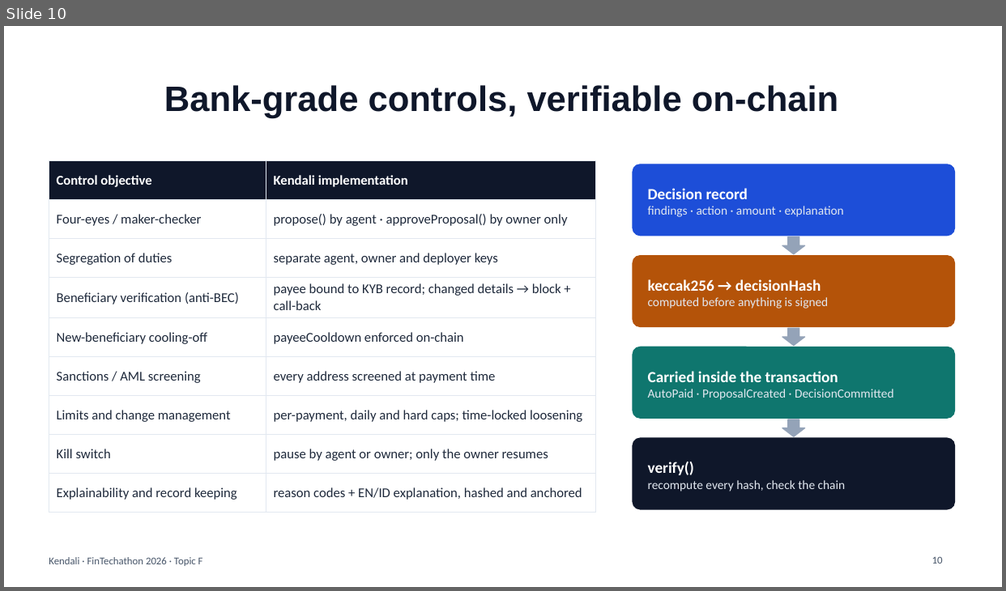
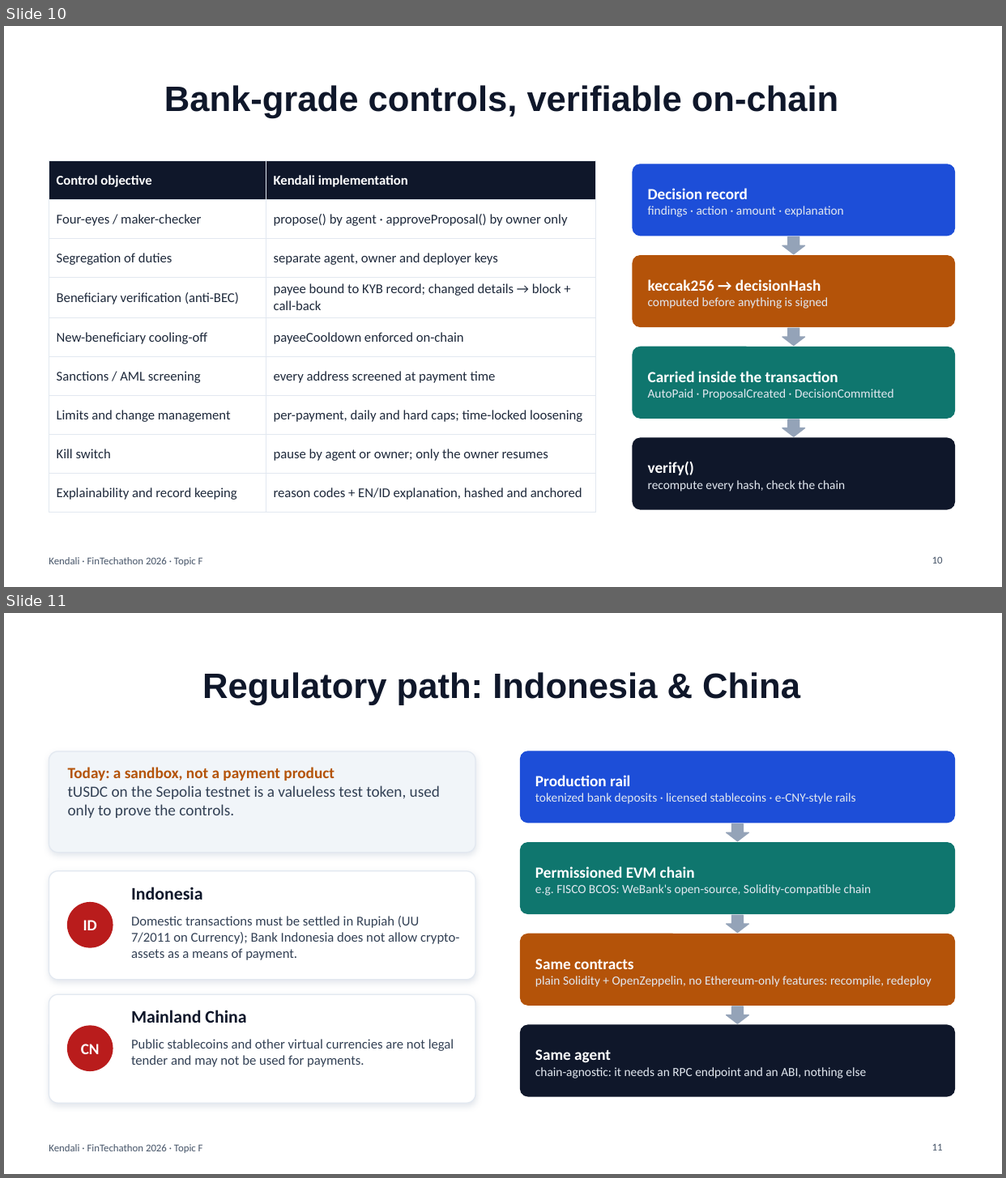
Before and after one commit to poggymacello/kendali, a slide deck: submission/Kendali_FinTechathon2026_Deck.pptx. Shown one above the other, each under a label of ours: slide 10 before the commit, slides 10 and 11 after it. The pictures are 1006x591 and 1006x1178 pixels, drawn with LibreOffice and Linux fonts; fonts in the diff are those of the drawing. Boxes give left, top, right and bottom in pixels: in the first picture for what was removed or moved away, otherwise in the second. Text is boxed around its words. In the diff, an @@ line names an element or a change of style, - is before the commit and + after.

```diff
--- a/submission/Kendali_FinTechathon2026_Deck.pptx
+++ b/submission/Kendali_FinTechathon2026_Deck.pptx
@@ slide 11 added at (4,613,1002,1174), background #FFFFFF; not listed: 1 template element that a slide beside it also shows @@
@@ title added at (202,672,800,705), 34 pt, text #0F172A, bold @@
+Regulatory path: Indonesia & China
@@ rounded rectangle added at (49,752,475,853), fill #F1F5F9, outline #E2E8F0 1 pt @@
@@ rounded rectangle added at (521,752,955,823), fill #1D4ED8, outline #1D4ED8 1 pt @@
@@ text added at (68,767,440,818), 15 pt, text #334155 @@
+Today: a sandbox, not a payment product
+tUSDC on the Sepolia testnet is a valueless test token, used only to prove the controls.
@@ text added at (535,775,855,804), 12 pt, text #E2E8F0 @@
+Production rail
+tokenized bank deposits · licensed stablecoins · e-CNY-style rails
@@ down arrow added at (727,824,749,841), fill #94A3B8, outline #94A3B8 1 pt @@
@@ rounded rectangle added at (521,843,955,914), fill #0F766E, outline #0F766E 1 pt @@
@@ rounded rectangle added at (49,871,475,980), fill #FFFFFF, outline #E2E8F0 1 pt @@
@@ text added at (535,867,872,896), 12 pt, text #E2E8F0 @@
+Permissioned EVM chain
+e.g. FISCO BCOS: WeBank's open-source, Solidity-compatible chain
@@ ellipse added at (68,903,113,948), fill #B91C1C, outline #B91C1C 1 pt @@
@@ text added at (131,887,203,900), 17 pt, text #0F172A, bold @@
+Indonesia
@@ text added at (83,920,97,931), 15 pt, text #FFFFFF, bold @@
+ID
@@ text added at (131,916,459,960), 13 pt, text #334155 @@
+Domestic transactions must be settled in Rupiah (UU 7/2011 on Currency); Bank Indonesia does not allow crypto-assets as a means of payment.
@@ down arrow added at (727,915,749,933), fill #94A3B8, outline #94A3B8 1 pt @@
@@ rounded rectangle added at (521,934,955,1005), fill #B45309, outline #B45309 1 pt @@
@@ text added at (535,959,931,987), 12 pt, text #E2E8F0 @@
+Same contracts
+plain Solidity + OpenZeppelin, no Ethereum-only features: recompile, redeploy
@@ rounded rectangle added at (49,995,475,1103), fill #FFFFFF, outline #E2E8F0 1 pt @@
@@ text added at (131,1010,246,1023), 17 pt, text #0F172A, bold @@
+Mainland China
@@ rounded rectangle added at (521,1025,955,1097), fill #0F172A, outline #0F172A 1 pt @@
@@ down arrow added at (727,1007,749,1024), fill #94A3B8, outline #94A3B8 1 pt @@
@@ ellipse added at (68,1026,113,1071), fill #B91C1C, outline #B91C1C 1 pt @@
@@ text added at (81,1044,100,1054), 15 pt, text #FFFFFF, bold @@
+CN
@@ text added at (131,1039,454,1067), 13 pt, text #334155 @@
+Public stablecoins and other virtual currencies are not legal tender and may not be used for payments.
@@ text added at (535,1050,866,1079), 12 pt, text #E2E8F0 @@
+Same agent
+chain-agnostic: it needs an RPC endpoint and an ABI, nothing else
@@ page number added at (932,1144,943,1151), 10 pt, text #475569 @@
+11
```
Also in this commit, not shown: 4 slides changed, 29 other files.
